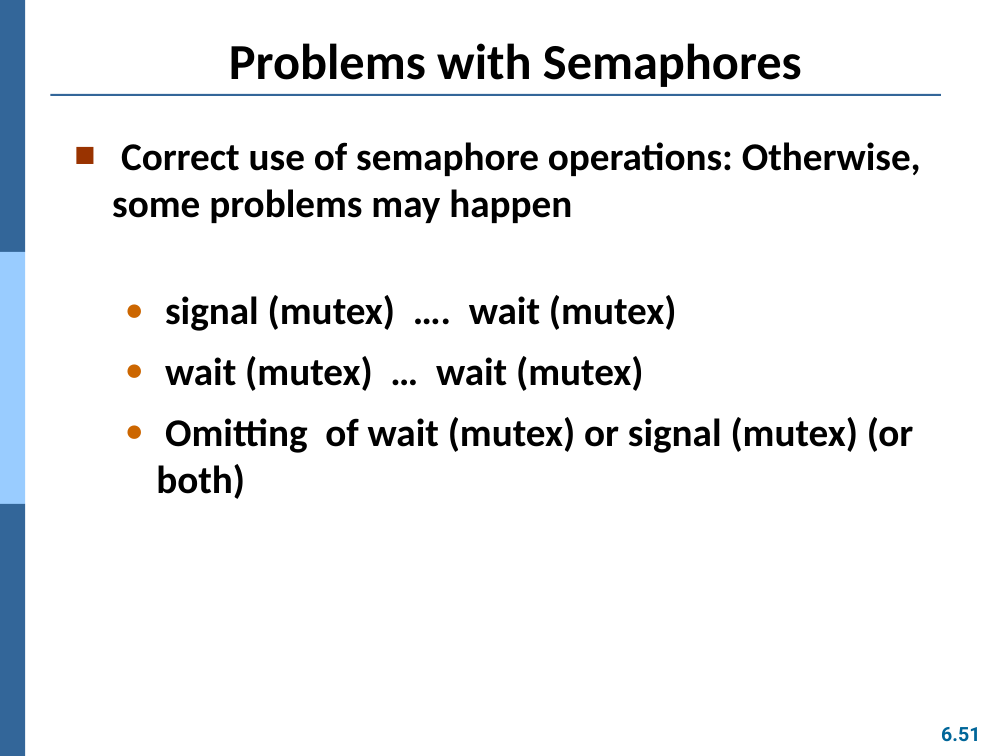
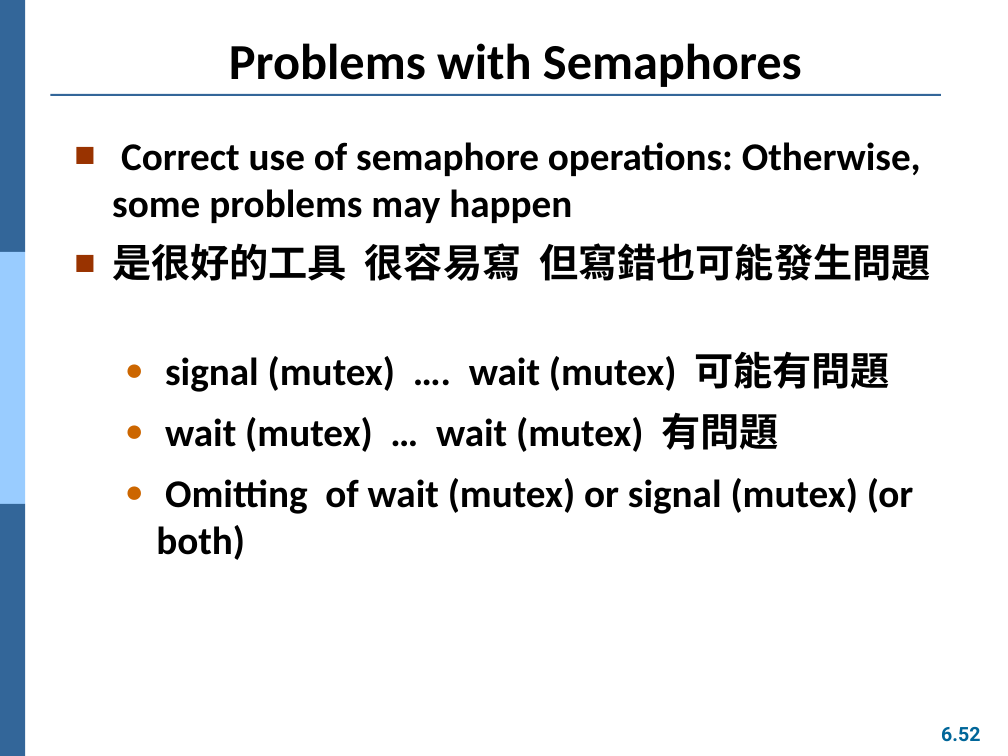
Before and after one commit to Yang09701194/OS_Learning, a slide deck: slide 52 of ch06.pptx (slide 51 before the commit). Drawn at 1008x756 pixels with LibreOffice and Linux fonts; fonts in the diff are those of the drawing. Boxes give left, top, right and bottom in pixels: in the first picture for what was removed or moved away, otherwise in the second. Text is boxed around its words. In the diff, an @@ line names an element or a change of style, - is before the commit and + after.

```diff
--- a/ch06.pptx
+++ b/ch06.pptx
@@ text at [112,243,930,452]: text changed @@
-  ● signal (mutex) …. wait (mutex)
-  ● wait (mutex) … wait (mutex)
+■ 是很好的工具 很容易寫 但寫錯也可能發生問題
+  ● signal (mutex) …. wait (mutex) 可能有問題
+  ● wait (mutex) … wait (mutex) 有問題
@@ page number at [941,727,980,742]: text changed @@
-6.51
+6.52
```
Also in this commit, not shown: 12 other slides changed, 1 slide added.
